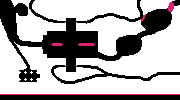
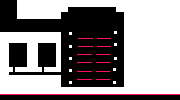
Revision of a layered w=180, h=100 image; what changed, layer by layer:
painted on "walls" over [0, 0, 180, 87]
